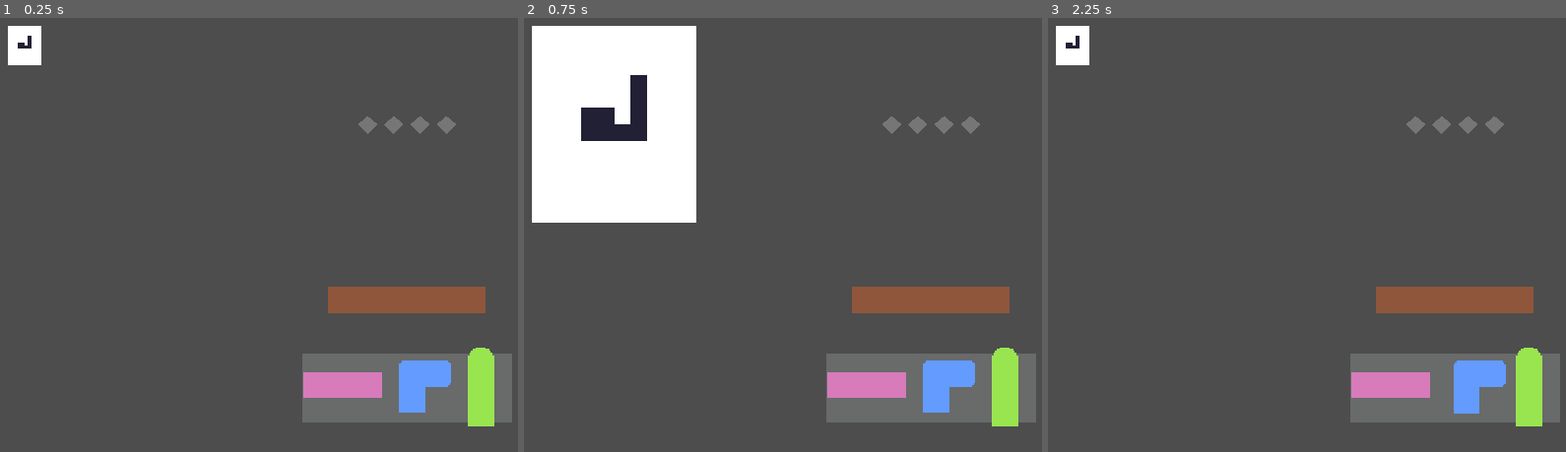
Above: before the commit, frames 1-3 (left to right).
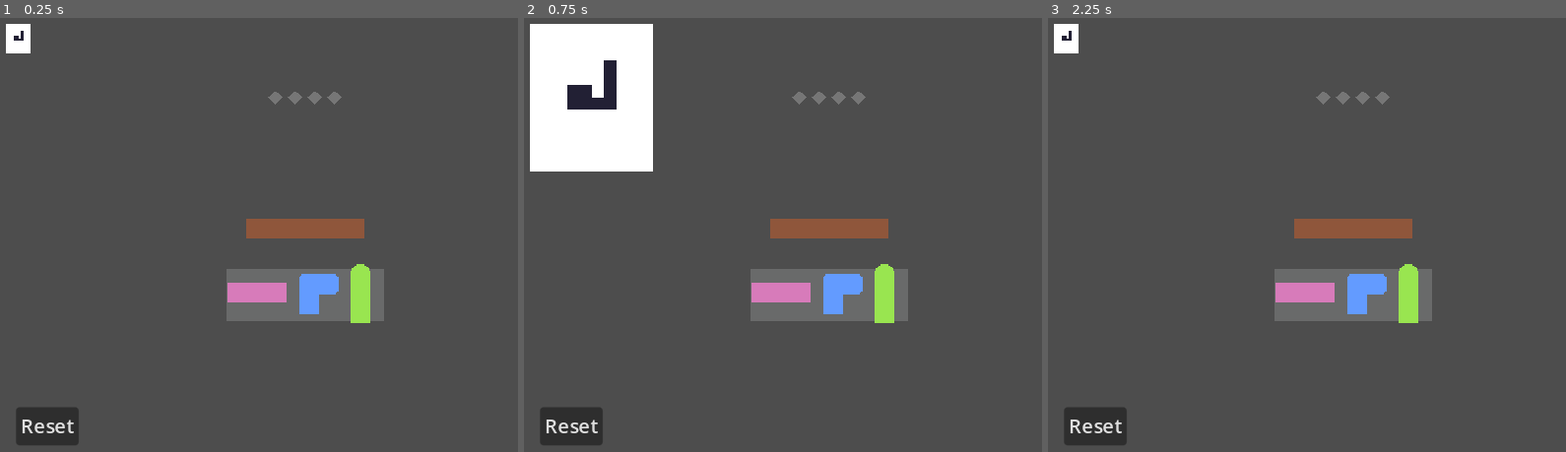
Above: after the commit, the same moments.

Repository: Niimphu/TerrariumBuilder
Game: Godot game, scene res://scenes/levels/test.tscn
Two runs of this game, one before a commit and one after it. Both use one fixed random seed, a clock stepped at 60 frames per second and the inputs below. After the commit the project has no main scene; this scene is started directly in both runs.
Inputs (mouse positions are in pixels of both pictures, inside the frame that each line leads up to):
- Up to frame 1 (0.25 s): no input
- Up to frame 2 (0.75 s): tap Enter at 0.5 s; move the mouse to (549, 44) at 0.52 s; press the mouse at (549, 44) at 0.53 s
- Up to frame 3 (2.25 s): release the mouse at (1073, 44) at 1.25 s; click (1094, 425) at 1.25 s, where only the run after the commit has a clickable "Reset"; tap Space at 2 s; move the mouse to (1472, 386) at 2.02 s; click (1472, 386) at 2.1 s

The runs differ from the first frame. In frame 1, 14% of the frame differs, in the area x 1-99%, y 1-99%; in frame 2, 22%; in frame 3, 14%.

Commit message:
changed resolution

Diff:
--- a/project.godot
+++ b/project.godot
@@ -11,18 +11,19 @@
 [application]
 
 config/name="TerrariumBuilder"
-run/main_scene="res://scenes/levels/test.tscn"
+run/main_scene="res://scenes/levels/test_2.tscn"
 config/features=PackedStringArray("4.3", "GL Compatibility")
 config/icon="res://icon.svg"
 
 [autoload]
 
 Global="*res://global.gd"
+EventBus="*res://globals/bussin.gd"
 
 [display]
 
-window/size/viewport_width=480
-window/size/viewport_height=270
+window/size/viewport_width=640
+window/size/viewport_height=360
 window/size/window_width_override=1280
 window/size/window_height_override=720
 window/stretch/mode="canvas_items"
